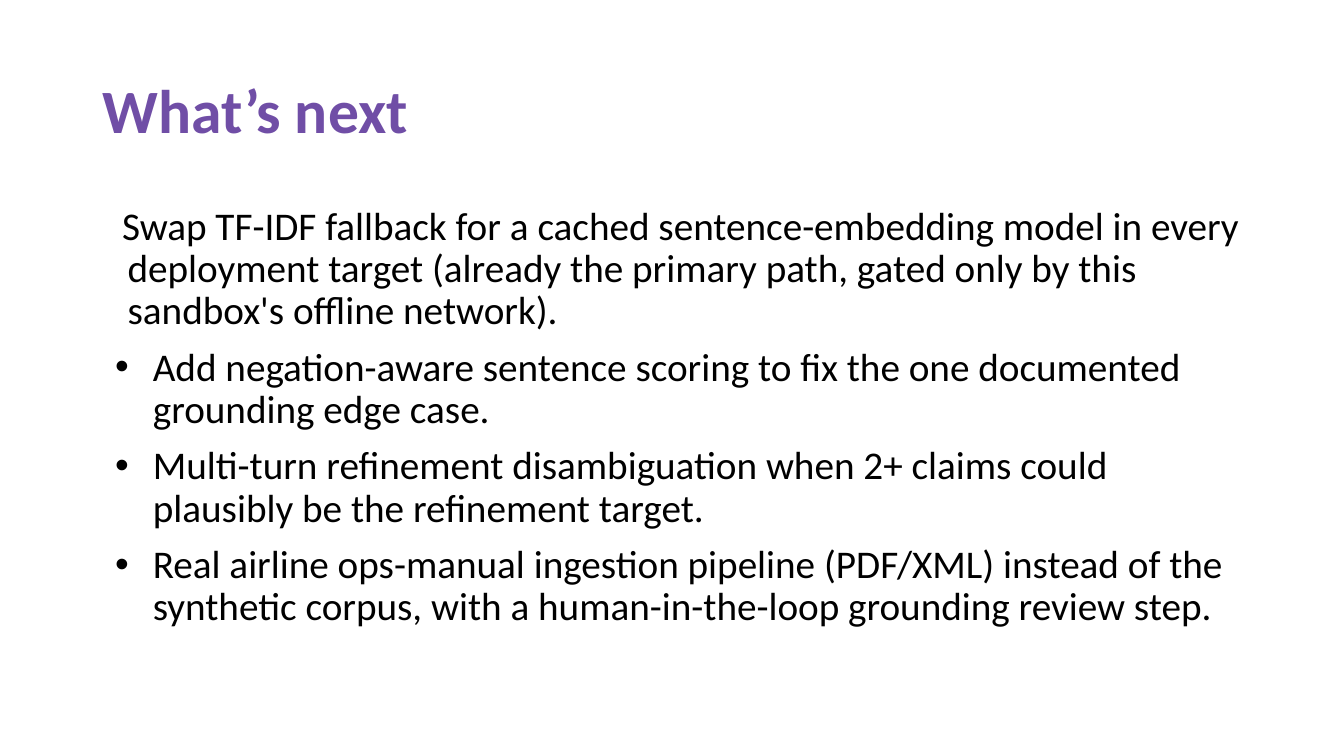
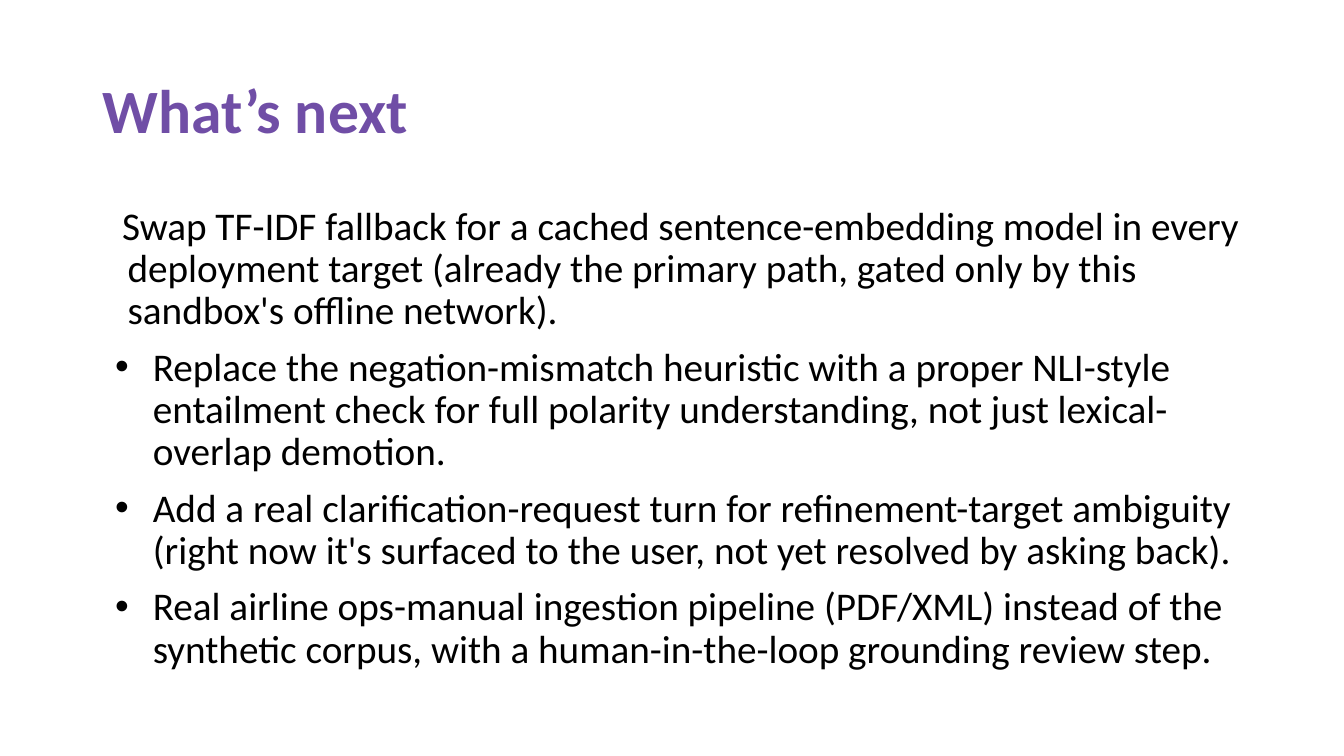
Before and after one commit to AKARSH24012006/CO-PILOT-BRIEF, a slide deck: slide 9 of CopilotBrief_Submission.pptx. Drawn at 1344x756 pixels with LibreOffice and Linux fonts; fonts in the diff are those of the drawing. Boxes give left, top, right and bottom in pixels: in the first picture for what was removed or moved away, otherwise in the second. Text is boxed around its words. In the diff, an @@ line names an element or a change of style, - is before the commit and + after.

```diff
--- a/CopilotBrief_Submission.pptx
+++ b/CopilotBrief_Submission.pptx
@@ text at (x1=153, y1=353, x2=1230, y2=571): text changed @@
-• Add negation-aware sentence scoring to fix the one documented grounding edge case.
-• Multi-turn refinement disambiguation when 2+ claims could plausibly be the refinement target.
+• Replace the negation-mismatch heuristic with a proper NLI-style entailment check for full polarity understanding, not just lexical-overlap demotion.
+• Add a real clarification-request turn for refinement-target ambiguity (right now it's surfaced to the user, not yet resolved by asking back).
```
Also in this commit, not shown: 2 other slides changed, 12 other files.
